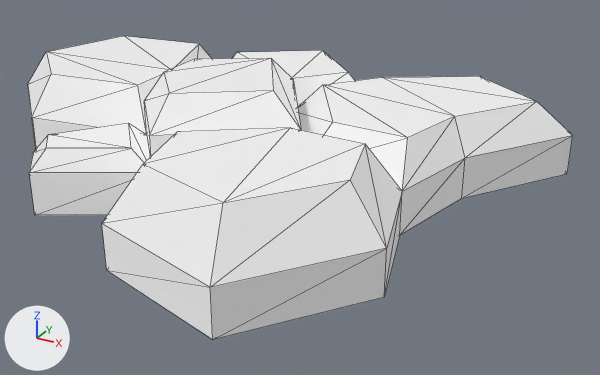
Renders of the glTF model Assets/Models/Environment/Rocks/Rock_Type4_02.glb from each side of a commit.
The view is the same before and after, from a camera (50 mm lens) standing at (2.13, -3.31, 1.57) and looking at (0.3, 0.02, -0.1). Lighting does not change. The marker at lower left points along +X, +Y and +Z. Mesh edges are drawn as thin lines. Where no turn or scale is listed for an object, it has been applied to the vertices.

Objects in the first picture: 'Rock Type4 02 mesh'.
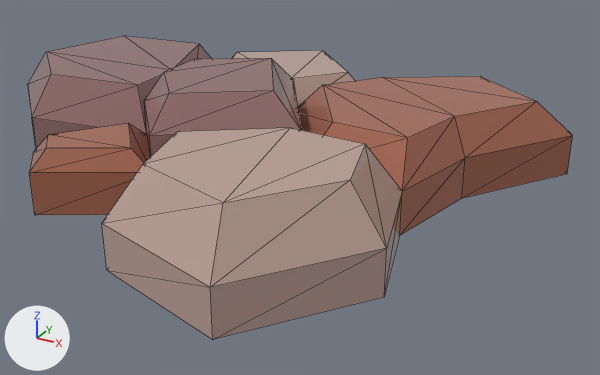
What differs and where, as boxes (x1, y1, x2, y2) in the pictures (600 x 375 px):
'Rock Type4 02 mesh', surface changed (white to beige)
    both: (28, 36, 573, 339)

The change, as a diff of the scene's bpy script:
```diff
--- a/Assets/Models/Environment/Rocks/Rock_Type4_02.glb.py
+++ b/Assets/Models/Environment/Rocks/Rock_Type4_02.glb.py
@@ img_colorsheet_rock_orange @@
+img_colorsheet_rock_orange = load_image('Colorsheet Rock orange', '_unpacked/Colorsheet_Rock_orange', 8, 8, 'sRGB')
@@ mat_color2 @@
 mat_color2 = principled_material('color2')
-mat_color2.base_color = (1.0, 1.0, 1.0)  # white #ffffff
-mat_color2.metallic = 1.0
-mat_color2.roughness = 1.0
+mat_color2.texture = img_colorsheet_rock_orange
+mat_color2.roughness = 0.0
```
